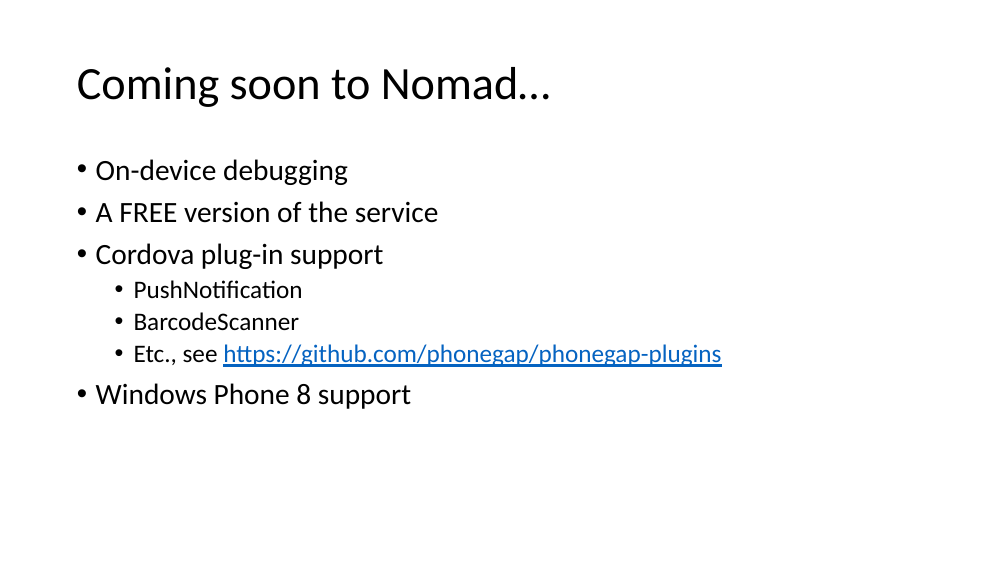
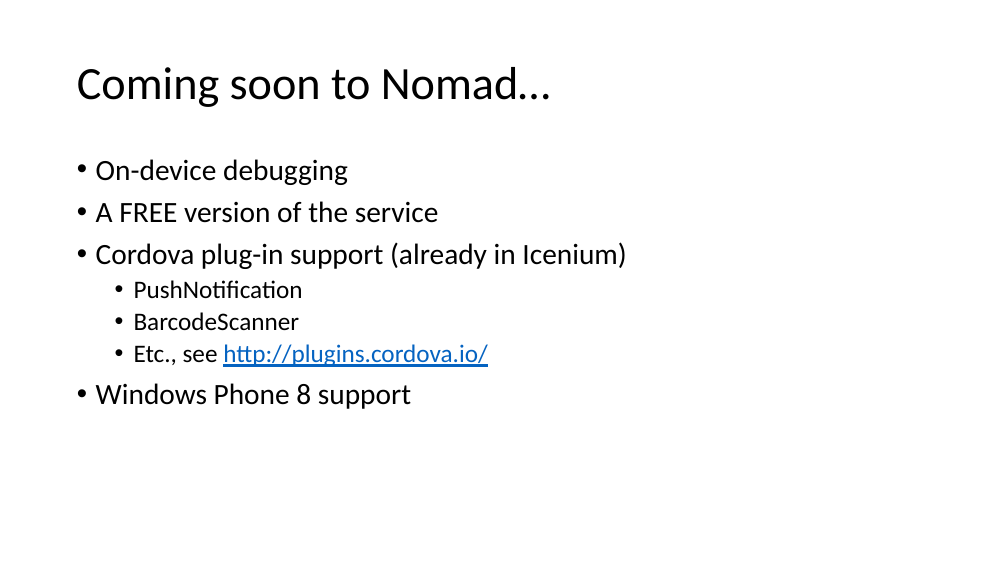
Before and after one commit to bartread/rg-demos, a slide deck: slide 26 of Talks/Cross-Platform Mobile Development in Visual Studio.pptx (slide 27 before the commit). Drawn at 1008x567 pixels with LibreOffice and Linux fonts; fonts in the diff are those of the drawing. Boxes give left, top, right and bottom in pixels: in the first picture for what was removed or moved away, otherwise in the second. Text is boxed around its words. In the diff, an @@ line names an element or a change of style, - is before the commit and + after.

Commit message:
Added Icenium references. Switched long URLs to bit.ly links.

```diff
--- a/Talks/Cross-Platform Mobile Development in Visual Studio.pptx
+++ b/Talks/Cross-Platform Mobile Development in Visual Studio.pptx
@@ text at (x1=96, y1=242, x2=626, y2=269): text changed @@
-• Cordova plug-in support
+• Cordova plug-in support (already in Icenium)
@@ text at (x1=134, y1=344, x2=488, y2=367): text changed @@
-  • Etc., see https://github.com/phonegap/phonegap-plugins
+  • Etc., see http://plugins.cordova.io/
```
Also in this commit, not shown: 3 other slides changed, 1 slide added, 2 slides removed.
